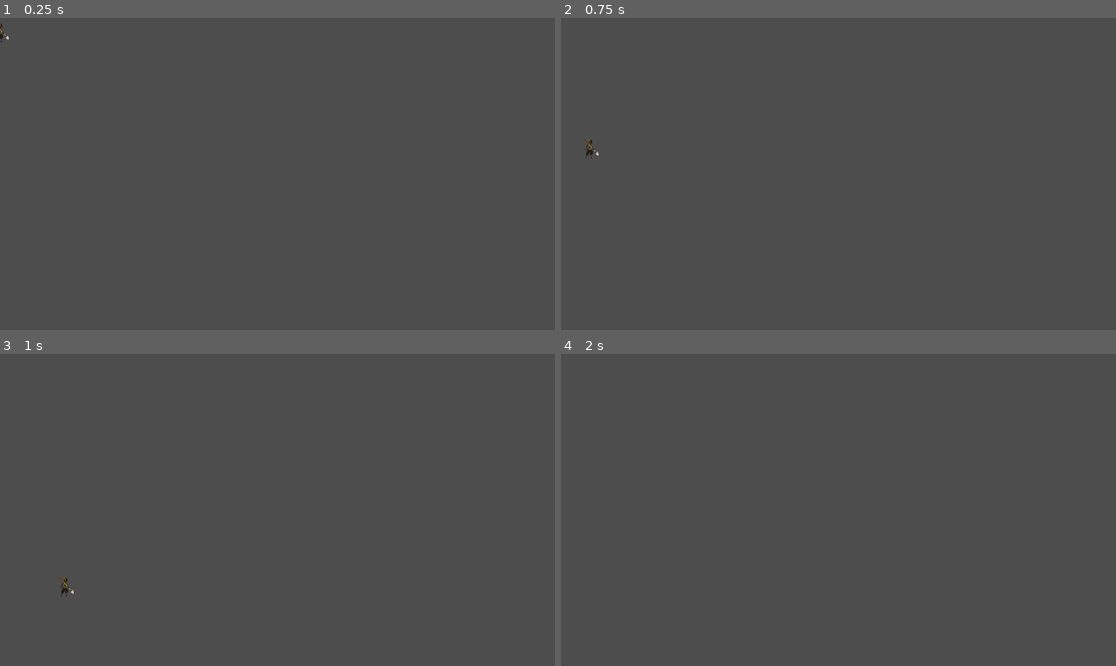
Above: before the commit, frames 1-4 (two rows, left to right).
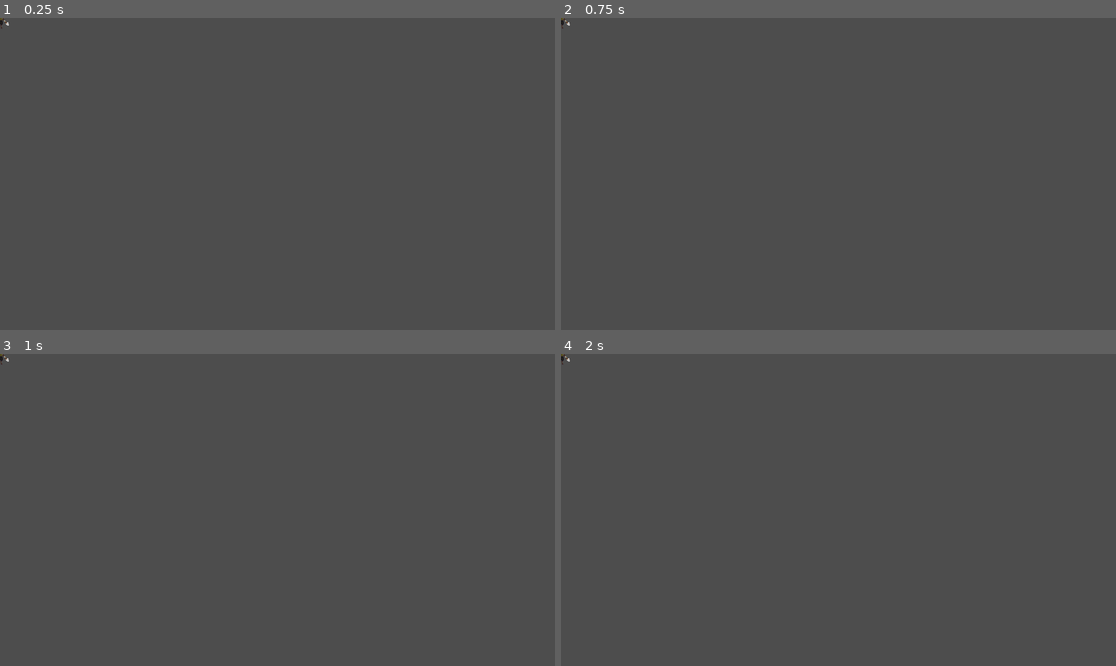
Above: after the commit, the same moments.

Repository: Qwazwazz/cecity
Game: Godot game, scene res://Prefabs/player.tscn
Same seed, same stepped clock (60 frames per second), same inputs: the game is played once before the commit and once after it. The project has no main scene, so this scene is started directly.
Inputs:
- Up to frame 1 (0.25 s): no input
- Up to frame 2 (0.75 s): tap Enter (ui_accept) at 0.5, 0.6 s; hold Right (ui_right) from 0.53 s (still down)
- Up to frame 3 (1 s): keep holding Right (ui_right); tap Enter (ui_accept) at 0.77 s
- Up to frame 4 (2 s): keep holding Right (ui_right); tap Enter (ui_accept) at 1.07, 1.35, 1.52, 1.82 s

The runs differ from the first frame. In frame 1, less than 0.1% of the frame differs, in the area x 0-2%, y 0-8%; in frame 2, less than 0.1%, in the area x 0-7%, y 0-45%; in frame 3, less than 0.1%; in frame 4, less than 0.1%.

Commit message:
Proper State Machine and State implementation

Diff:
--- a/Scripts/Player/Player.gd
+++ b/Scripts/Player/Player.gd
@@ -1,25 +1,8 @@
 extends CharacterBody2D
+class_name Player
 
-
-const SPEED = 300.0
-const JUMP_VELOCITY = -400.0
-
-
-func _physics_process(delta: float) -> void:
-	# Add the gravity.
-	if not is_on_floor():
-		velocity += get_gravity() * delta
-
-	# Handle jump.
-	if Input.is_action_just_pressed("ui_accept") and is_on_floor():
-		velocity.y = JUMP_VELOCITY
-
-	# Get the input direction and handle the movement/deceleration.
-	# As good practice, you should replace UI actions with custom gameplay actions.
-	var direction := Input.get_axis("ui_left", "ui_right")
-	if direction:
-		velocity.x = direction * SPEED
-	else:
-		velocity.x = move_toward(velocity.x, 0, SPEED)
-
-	move_and_slide()
+@export var move_speed: float = 250.0
+@export var accel_ground: float = 2000.0
+@export var decel_ground: float = 3500.0
+@export var gravity: float = 1500.0
+@export var max_fall_speed: float = 1200.0
--- a/Scripts/States/PlayerIdle.gd
+++ b/Scripts/States/PlayerIdle.gd
@@ -1,2 +1,23 @@
 extends State
-class_name PlayerIdle
+class_name Idle
+
+func Enter():
+	state_machine.anim.play("idle")
+
+func Physics_Update(delta):
+	var input_dir = Input.get_action_strength("ui_right") \
+				  - Input.get_action_strength("ui_left")
+
+	# Gravity (reading from Player)
+	if not player.is_on_floor():
+		player.velocity.y = min(
+			player.velocity.y + player.gravity * delta,
+			player.max_fall_speed
+		)
+	else:
+		player.velocity.y = 0
+
+	if input_dir != 0:
+		Transitioned.emit(self, "Walk")
+
+	player.move_and_slide()
--- a/Scripts/States/PlayerWalk.gd
+++ b/Scripts/States/PlayerWalk.gd
@@ -1,6 +1,43 @@
 extends State
+class_name Walk
 
-class_name PlayerWalk
+func Enter():
+	state_machine.anim.play("walk")
 
-func Physics_Update(_delta: float):
-	var character = state_machine.get
+func Physics_Update(delta):
+	var input_dir = Input.get_action_strength("ui_right") \
+				  - Input.get_action_strength("ui_left")
+
+	# Gravity
+	if not player.is_on_floor():
+		player.velocity.y = min(
+			player.velocity.y + player.gravity * delta,
+			player.max_fall_speed
+		)
+	else:
+		player.velocity.y = 0
+
+	# Transition back to Idle
+	if input_dir == 0:
+		Transitioned.emit(self, "Idle")
+		return
+
+	# Smooth 1D movement
+	var target_speed = input_dir * player.move_speed
+
+	if input_dir != 0:
+		player.velocity.x = move_toward(
+			player.velocity.x, target_speed,
+			player.accel_ground * delta
+		)
+	else:
+		player.velocity.x = move_toward(
+			player.velocity.x, 0,
+			player.decel_ground * delta
+		)
+
+	# Flip sprite
+	if input_dir != 0:
+		player.scale.x = -1 if input_dir < 0 else 1
+
+	player.move_and_slide()
--- a/Scripts/States/State Machine.gd
+++ b/Scripts/States/State Machine.gd
@@ -6,15 +6,25 @@
 var current_state : State
 var states : Dictionary = {}
 
+var player: Player
+var anim: AnimationPlayer
+
 func _ready():
+	player = get_parent() as Player
+	anim = player.get_node("AnimationPlayer")
+
+	# assign states by name
 	for child in get_children():
 		if child is State:
 			states[child.name.to_lower()] = child
 			child.Transitioned.connect(on_child_transition)
+			child.player = get_parent()
+			child.state_machine = self
 
+	# enter starting state
 	if initial_state:
-		initial_state.Enter()
 		current_state = initial_state
+		current_state.Enter()
 
 func _process(delta):
 	if current_state:
@@ -25,16 +35,19 @@
 		current_state.Physics_Update(delta)
 
 func on_child_transition(state, new_state_name):
+	# ignore transitions from inactive states
 	if state != current_state:
 		return
 
-	var new_state = states.get(new_state_name.to_lower())
-	if !new_state:
+	# find new state
+	var new_state: State = states.get(new_state_name.to_lower())
+	if new_state == null:
 		return
 
+	# perform transition
 	if current_state:
-		current_state.exit()
+		current_state.Exit()
 
-	new_state.enter()
+	new_state.Enter()
 
 	current_state = new_state
--- a/Scripts/States/State.gd
+++ b/Scripts/States/State.gd
@@ -1,7 +1,10 @@
 extends Node
 class_name State
 
-signal Transitioned
+signal Transitioned(state, new_state_name)
+
+var player : Player
+var state_machine
 
 func Enter():
 	pass
--- a/TempStorage/player.tscn
+++ b/TempStorage/player.tscn
@@ -1,7 +1,9 @@
-[gd_scene load_steps=3 format=3 uid="uid://dgfr01uhrbte6"]
+[gd_scene load_steps=5 format=3 uid="uid://dgfr01uhrbte6"]
 
 [ext_resource type="Script" uid="uid://bcytotlp53fae" path="res://Scripts/Player/Player.gd" id="1_4x3mf"]
 [ext_resource type="Script" uid="uid://cyeekc7kbr8ao" path="res://Scripts/States/State Machine.gd" id="1_6sdeh"]
+[ext_resource type="Script" uid="uid://cqy6hbyck4ljn" path="res://Scripts/States/PlayerIdle.gd" id="3_npqbm"]
+[ext_resource type="Script" uid="uid://ctlq0mqxnpmig" path="res://Scripts/States/PlayerWalk.gd" id="4_ppbuq"]
 
 [node name="Player" type="CharacterBody2D"]
 script = ExtResource("1_4x3mf")
@@ -14,3 +16,9 @@
 
 [node name="StateMachine" type="Node" parent="."]
 script = ExtResource("1_6sdeh")
+
+[node name="Idle" type="Node" parent="StateMachine"]
+script = ExtResource("3_npqbm")
+
+[node name="Walk" type="Node" parent="StateMachine"]
+script = ExtResource("4_ppbuq")
